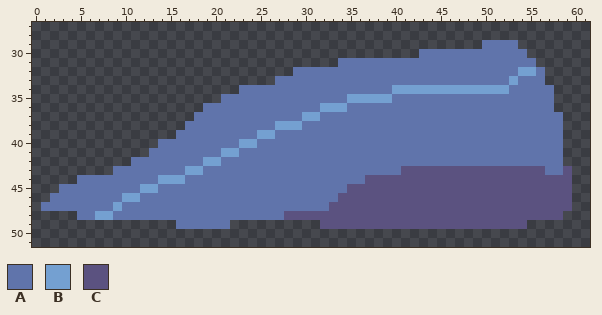
Pixel-art file -- assets/environment/rocks/rock-1.aseprite. This is how it looked before the edit.
64x64 pixels, 1 frame. Shown: x 0..61, y 27..51.
Palette (. is transparent): A #6074ab  B #74a0d1  C #5b5280
New version:
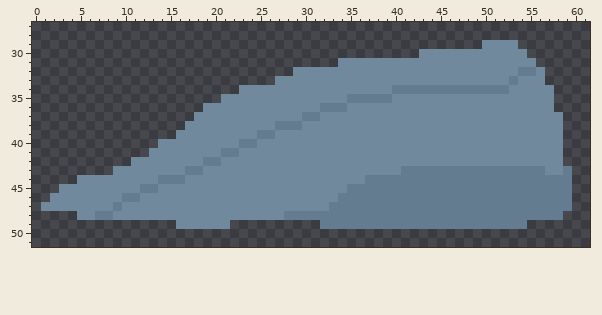
Difference:
layer "rock-1" added
layer "Layer 2" removed
colour A: #6074ab -> #70899d
colour C: #5b5280 -> #637c8f
Changed rows in their new state; - is a pixel that keeps its letter.
Layer "rock-1":
first column x 7:
32 -----------------------------------------------CC
33 ----------------------------------------------C--
34 ---------------------------------CCCCCCCCCCCCC---
35 ----------------------------CCCCC----------------
36 -------------------------CCC---------------------
37 -----------------------CC------------------------
38 --------------------CCC--------------------------
39 ------------------CC-----------------------------
40 ----------------CC-------------------------------
41 --------------CC---------------------------------
42 ------------CC-----------------------------------
43 ----------CC-------------------------------------
44 -------CCC---------------------------------------
45 -----CC------------------------------------------
46 ---CC--------------------------------------------
47 --C----------------------------------------------
48 CC-----------------------------------------------
Changed places in both pictures, as pixel boxes (x1, y1, x2, y2):
changed: (41, 40, 572, 229)
